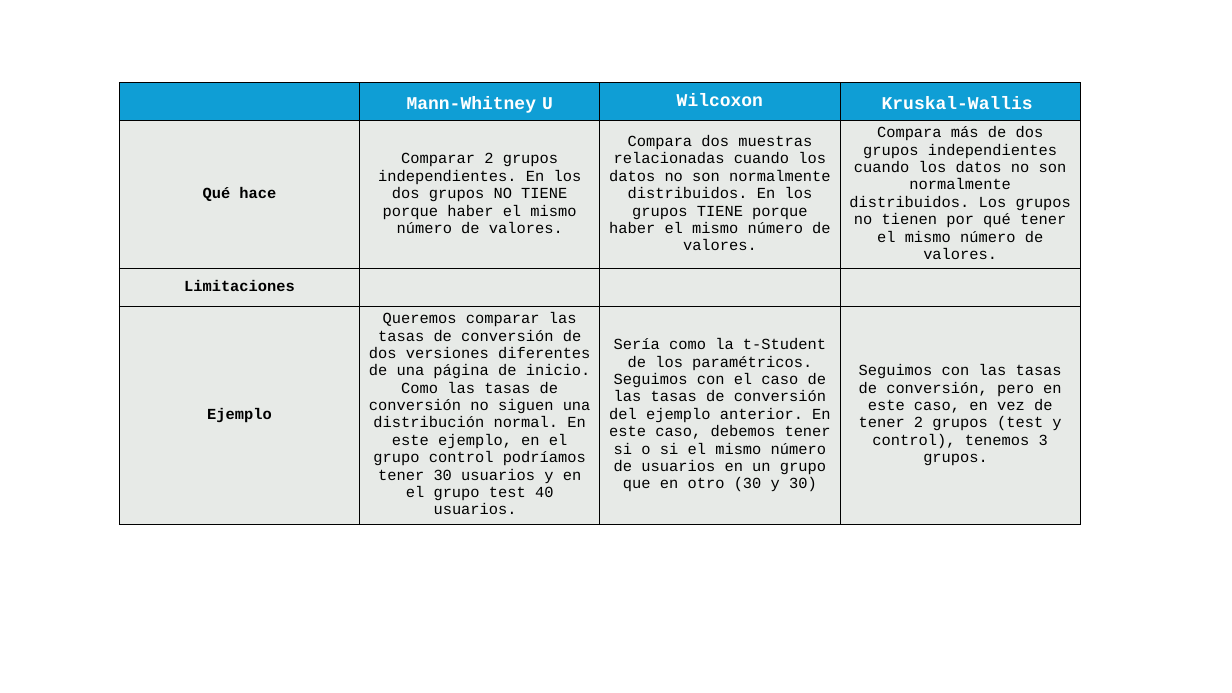
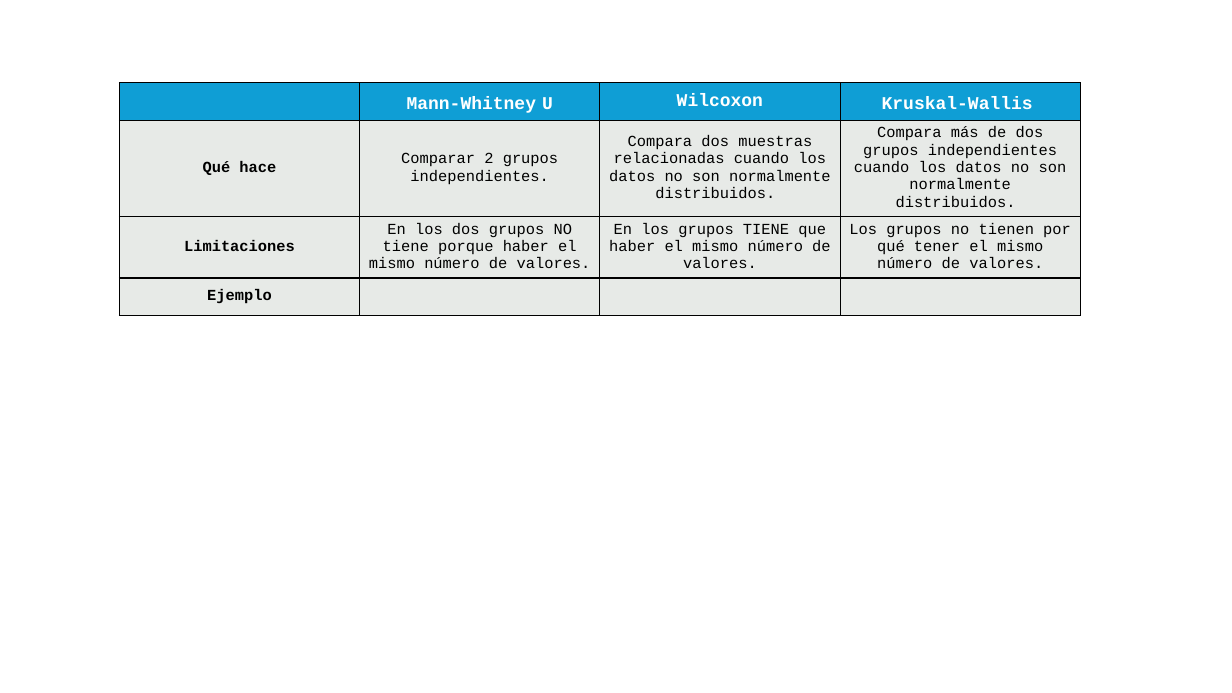
Before and after one commit to Hack-io-Data/Imagenes, a slide deck: slide 5 of 02-Imagenes/A:B_Testing/PowerPointImagenes.pptx. Drawn at 1232x693 pixels with LibreOffice and Linux fonts; fonts in the diff are those of the drawing. Boxes give left, top, right and bottom in pixels: in the first picture for what was removed or moved away, otherwise in the second. Text is boxed around its words. In the diff, an @@ line names an element or a change of style, - is before the commit and + after.

```diff
--- a/02-Imagenes/A:B_Testing/PowerPointImagenes.pptx
+++ b/02-Imagenes/A:B_Testing/PowerPointImagenes.pptx
@@ table at (119,83,1080,343) @@
-row 2: Qué hace | Comparar 2 grupos independientes. En los dos grupos NO TIENE porque haber el mismo número de valores. | Compara dos muestras relacionadas cuando los datos no son normalmente distribuidos. En los grupos TIENE porque haber el mismo número de valores. | Compara más de dos grupos independientes cuando los datos no son normalmente distribuidos. Los grupos no tienen por qué tener el mismo número de valores.
+row 2: Qué hace | Comparar 2 grupos independientes. | Compara dos muestras relacionadas cuando los datos no son normalmente distribuidos. | Compara más de dos grupos independientes cuando los datos no son normalmente distribuidos.
-row 3: Limitaciones |  |  | 
+row 3: Limitaciones | En los dos grupos NO tiene porque haber el mismo número de valores. | En los grupos TIENE que haber el mismo número de valores. | Los grupos no tienen por qué tener el mismo número de valores.
-row 4: Ejemplo | Queremos comparar las tasas de conversión de dos versiones diferentes de una página de inicio. Como las tasas de conversión no siguen una distribución normal. En este ejemplo, en el grupo control podríamos tener 30 usuarios y en el grupo test 40 usuarios. | Sería como la t-Student de los paramétricos. Seguimos con el caso de las tasas de conversión del ejemplo anterior. En este caso, debemos tener si o si el mismo número de usuarios en un grupo que en otro (30 y 30) | Seguimos con las tasas de conversión, pero en este caso, en vez de tener 2 grupos (test y control), tenemos 3 grupos.
+row 4: Ejemplo |  |  | 
```
Also in this commit, not shown: 1 slide added, 1 other file.
